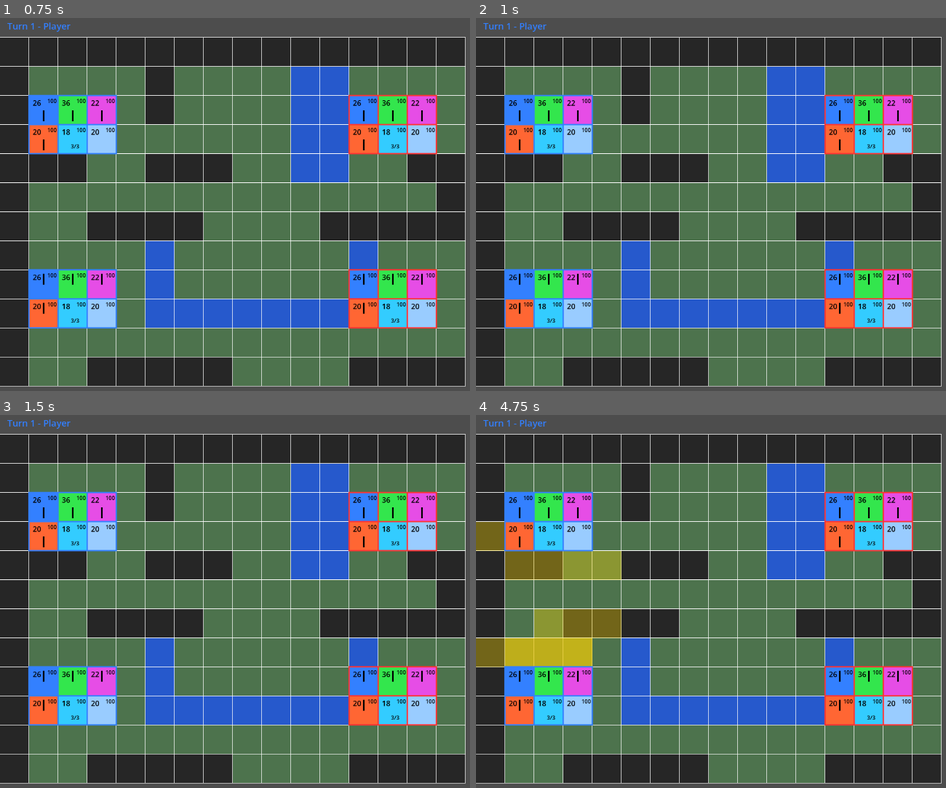
Above: before the commit, frames 1-4 (two rows, left to right).
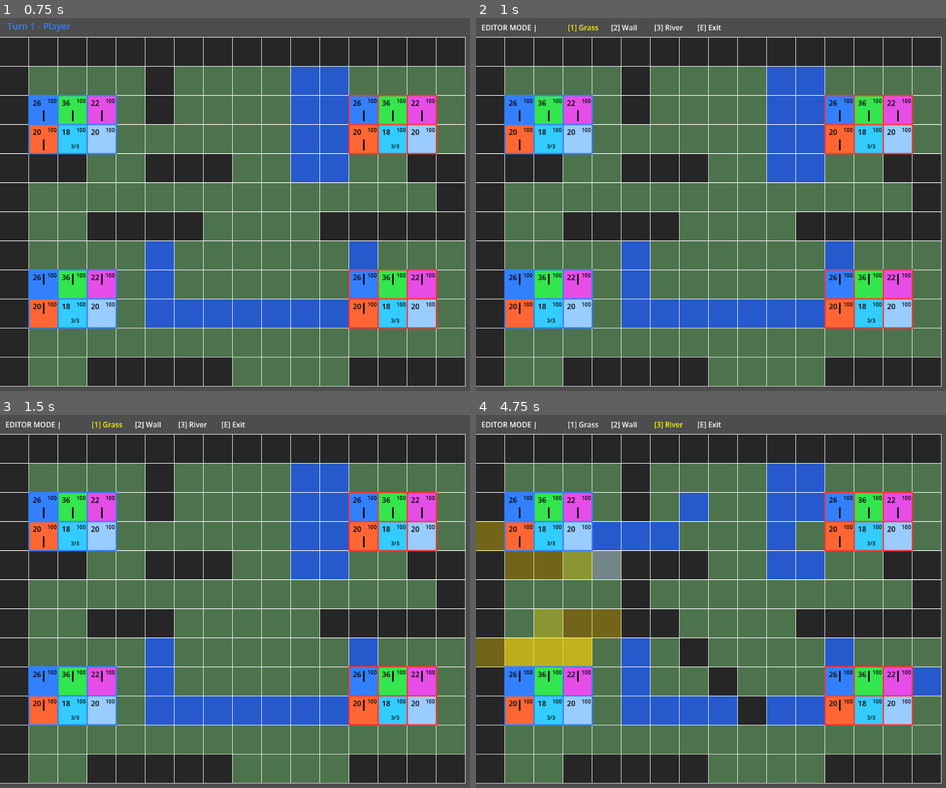
Above: after the commit, the same moments.

Repository: TimeToSolo/Grid-tactics-prototype
Game: Godot game, scene res://main.tscn
The game is run twice, just before and just after one commit, with the same random seed, the same clock (stepped at 60 frames per second) and the same inputs. The project has no main scene, so this scene is started directly.
Inputs (mouse positions are in pixels of both pictures, inside the frame that each line leads up to):
- Up to frame 1 (0.75 s): tap Enter at 0.5 s; move the mouse to (418, 200) at 0.52 s; hold W from 0.53 s (still down); hold Ctrl from 0.53 s (still down); click (418, 200) at 0.67 s
- Up to frame 2 (1 s): keep holding W; keep holding Ctrl; tap E at 0.8 s
- Up to frame 3 (1.5 s): release W at 1.25 s; release Ctrl at 1.25 s; tap Space at 1.25 s; drag from (173, 638) to (263, 698) at 1.27 s
- Up to frame 4 (4.75 s): tap Enter at 2, 3.5 s; move the mouse to (823, 526) at 2.02 s; hold W 2.03-2.75 s; tap 1 at 2.1 s; click (823, 526) at 2.17 s; tap 2 at 2.3 s; tap Space at 2.75, 4.25 s; drag from (739, 698) to (593, 556) at 2.77 s; move the mouse to (941, 679) at 3.52 s; tap 3 at 3.6 s; click (941, 679) at 3.67 s; tap C at 3.8 s; drag from (593, 556) to (678, 515) at 4.27 s

Frame 1 is identical in both runs. In frame 2, 0.4% of the frame differs, in the area x 1-53%, y 1-4%; in frame 3, 0.8%; in frame 4, 5.5%, in the area x 1-100%, y 1-84%.

Commit message:
Added in-game level editor prototype

Diff:
--- /dev/null
+++ b/editor_system.gd
@@ -0,0 +1,51 @@
+extends Node
+
+# =========================
+# Paints terrain onto the map.
+# =========================
+
+func paint_tile(
+	map_data,
+	cell: Vector2i,
+	tile_symbol: String
+):
+
+	if not map_data.is_inside_grid(cell):
+		return
+
+	var row = map_data.terrain_map[cell.y]
+
+	row = (
+		row.substr(0, cell.x)
+		+ tile_symbol
+		+ row.substr(cell.x + 1)
+	)
+
+	map_data.terrain_map[cell.y] = row
+
+# =========================
+# Fills a rectangular region
+# with the selected terrain tile.
+# =========================
+
+func fill_rect(
+	map_data,
+	start_cell: Vector2i,
+	end_cell: Vector2i,
+	tile_symbol: String
+):
+
+	var min_x = min(start_cell.x, end_cell.x)
+	var max_x = max(start_cell.x, end_cell.x)
+
+	var min_y = min(start_cell.y, end_cell.y)
+	var max_y = max(start_cell.y, end_cell.y)
+
+	for y in range(min_y, max_y + 1):
+		for x in range(min_x, max_x + 1):
+
+			paint_tile(
+				map_data,
+				Vector2i(x, y),
+				tile_symbol
+			)
--- a/main.gd
+++ b/main.gd
@@ -29,6 +29,7 @@
 @onready var battle_setup = $BattleSetup
 @onready var combat_logic = $CombatLogic
 @onready var coverage_system = $CoverageSystem
+@onready var editor_system = $EditorSystem
 @onready var hover_query = $HoverQuery
 @onready var map_data = $MapData
 @onready var movement_system = $MovementSystem
@@ -89,6 +90,22 @@
 # Inspect enemy variable
 var inspected_enemy := -1
 
+# ==================================================
+# LEVEL EDITOR STATE
+# ==================================================
+
+# True while level editor mode is active.
+var editor_mode := false
+
+# Currently selected terrain tile symbol
+# used for painting terrain.
+var selected_editor_tile := "."
+
+# True while dragging a rectangle fill area.
+var editor_rect_dragging := false
+
+# Starting cell for Ctrl + left-click rectangle fill.
+var editor_rect_start_cell: Vector2i = Vector2i(-1, -1)
 
 # ==================================================
 # ATTACK / HEAL STATE
@@ -126,6 +143,106 @@
 
 # Current displayed turn number.
 var turn_number = 1
+
+# =========================
+# Draws editor mode controls
+# and highlights selected tile.
+# =========================
+
+func draw_editor_ui():
+
+	if not editor_mode:
+		return
+
+	var x = 12
+	var y = 32
+	var font_size = 16
+	var spacing = 95
+
+	draw_string(
+		ThemeDB.fallback_font,
+		Vector2(x, y),
+		"EDITOR MODE |",
+		HORIZONTAL_ALIGNMENT_LEFT,
+		-1,
+		font_size,
+		Color.WHITE
+	)
+
+	draw_string(
+		ThemeDB.fallback_font,
+		Vector2(x + spacing * 2, y),
+		"[1] Grass",
+		HORIZONTAL_ALIGNMENT_LEFT,
+		-1,
+		font_size,
+		Color.YELLOW if selected_editor_tile == "." else Color.WHITE
+	)
+
+	draw_string(
+		ThemeDB.fallback_font,
+		Vector2(x + spacing * 3, y),
+		"[2] Wall",
+		HORIZONTAL_ALIGNMENT_LEFT,
+		-1,
+		font_size,
+		Color.YELLOW if selected_editor_tile == "W" else Color.WHITE
+	)
+
+	draw_string(
+		ThemeDB.fallback_font,
+		Vector2(x + spacing * 4, y),
+		"[3] River",
+		HORIZONTAL_ALIGNMENT_LEFT,
+		-1,
+		font_size,
+		Color.YELLOW if selected_editor_tile == "R" else Color.WHITE
+	)
+
+	draw_string(
+		ThemeDB.fallback_font,
+		Vector2(x + spacing * 5, y),
+		"[E] Exit",
+		HORIZONTAL_ALIGNMENT_LEFT,
+		-1,
+		font_size,
+		Color.WHITE
+	)
+
+# =========================
+# Draws rectangle fill preview
+# while Ctrl-dragging in editor mode.
+# =========================
+
+func draw_editor_rect_preview():
+
+	if not editor_mode:
+		return
+
+	if not editor_rect_dragging:
+		return
+
+	if editor_rect_start_cell == Vector2i(-1, -1):
+		return
+
+	var min_x = min(editor_rect_start_cell.x, hovered_cell.x)
+	var max_x = max(editor_rect_start_cell.x, hovered_cell.x)
+
+	var min_y = min(editor_rect_start_cell.y, hovered_cell.y)
+	var max_y = max(editor_rect_start_cell.y, hovered_cell.y)
+
+	for y in range(min_y, max_y + 1):
+		for x in range(min_x, max_x + 1):
+
+			var cell = Vector2i(x, y)
+
+			if not map_data.is_inside_grid(cell):
+				continue
+
+			draw_rect(
+				map_data.grid_rect(cell),
+				Color(1.0, 1.0, 0.0, 0.35)
+			)
 
 # ==================================================
 # RENDERING
@@ -267,11 +384,13 @@
 		has_pending_move()
 	)
 
-	render_system.draw_turn_indicator(
-		self,
-		turn_manager,
-		turn_number
-	)
+	if not editor_mode:
+
+		render_system.draw_turn_indicator(
+			self,
+			turn_manager,
+			turn_number
+		)
 
 	render_system.draw_wait_confirmation_prompt(
 		self,
@@ -288,6 +407,8 @@
 		awaiting_heal_confirmation
 	)
 
+	draw_editor_rect_preview()
+	draw_editor_ui()
 
 
 # =========================
@@ -380,16 +501,38 @@
 
 	hovered_cell = map_data.world_to_grid(mouse_pos)
 
-	hover_path_cells = path_preview_system.update_hover_path(
-		hover_path_cells,
-		map_data,
-		units,
-		unit_query,
-		selected_unit,
-		selected_unit_start_cell,
-		hovered_cell,
-		move_tiles
-	)
+	# =========================
+	# Editor drag painting
+	# =========================
+
+	if (
+		editor_mode
+		and Input.is_mouse_button_pressed(MOUSE_BUTTON_LEFT)
+		and not Input.is_key_pressed(KEY_CTRL)
+		and not editor_rect_dragging
+	):
+		editor_system.paint_tile(
+			map_data,
+			hovered_cell,
+			selected_editor_tile
+		)
+
+	# =========================
+	# Normal movement path preview
+	# =========================
+
+	if not editor_mode:
+
+		hover_path_cells = path_preview_system.update_hover_path(
+			hover_path_cells,
+			map_data,
+			units,
+			unit_query,
+			selected_unit,
+			selected_unit_start_cell,
+			hovered_cell,
+			move_tiles
+		)
 
 	queue_redraw()
 
@@ -413,7 +556,8 @@
 # ==================================================
 
 # =========================
-# Handles keyboard shortcuts and confirmations.
+# Handles keyboard shortcuts,
+# confirmations, and editor hotkeys.
 # =========================
 
 func handle_keyboard_input(event):
@@ -425,6 +569,22 @@
 		return
 
 	match event.keycode:
+
+		KEY_E:
+			editor_mode = !editor_mode
+
+			clear_pending_action_state()
+
+			queue_redraw()
+
+		KEY_1:
+			selected_editor_tile = "."
+
+		KEY_2:
+			selected_editor_tile = "W"
+
+		KEY_3:
+			selected_editor_tile = "R"
 
 		KEY_C:
 			cycle_coverage_mode()
@@ -549,16 +709,31 @@
 	if not event is InputEventMouseButton:
 		return
 
-	if not event.pressed:
-		return
-
 	# =========================
-	# Right click = cancel / deselect
+	# Right click behavior
 	# =========================
 
 	if event.button_index == MOUSE_BUTTON_RIGHT:
 
+		# =========================
+		# Editor mode terrain erase
+		# =========================
+
+		if editor_mode:
+
+			editor_system.paint_tile(
+				map_data,
+				hovered_cell,
+				"."
+			)
+
+			queue_redraw()
+			return
+
+		# =========================
 		# Clear inspected enemy first
+		# =========================
+
 		if inspected_enemy != -1:
 			inspected_enemy = -1
 			queue_redraw()
@@ -575,7 +750,44 @@
 	# =========================
 
 	if event.button_index == MOUSE_BUTTON_LEFT:
-		handle_left_click()
+
+		if editor_mode:
+
+			if event.pressed:
+
+				if event.ctrl_pressed:
+					editor_rect_dragging = true
+					editor_rect_start_cell = hovered_cell
+					return
+
+				editor_system.paint_tile(
+					map_data,
+					hovered_cell,
+					selected_editor_tile
+				)
+
+				queue_redraw()
+				return
+
+			if not event.pressed:
+
+				if editor_rect_dragging:
+
+					editor_system.fill_rect(
+						map_data,
+						editor_rect_start_cell,
+						hovered_cell,
+						selected_editor_tile
+					)
+
+					editor_rect_dragging = false
+					editor_rect_start_cell = Vector2i(-1, -1)
+
+					queue_redraw()
+					return
+
+		if event.pressed:
+			handle_left_click()
 
 
 # =========================
@@ -587,6 +799,21 @@
 	var clicked_cell = hovered_cell
 
 	if not map_data.is_inside_grid(clicked_cell):
+		return
+
+	# =========================
+	# Editor mode terrain painting
+	# =========================
+
+	if editor_mode:
+
+		editor_system.paint_tile(
+			map_data,
+			clicked_cell,
+			selected_editor_tile
+		)
+
+		queue_redraw()
 		return
 
 	if selected_unit != -1 and has_pending_move():
--- a/main.tscn
+++ b/main.tscn
@@ -18,6 +18,7 @@
 [ext_resource type="Script" uid="uid://dy6ogcgl2cmwl" path="res://movement_system.gd" id="16_2cqfq"]
 [ext_resource type="Script" uid="uid://dtp4k1c2d8fel" path="res://selection_system.gd" id="17_yaehf"]
 [ext_resource type="Script" uid="uid://bth32tvcgqp75" path="res://path_preview_system.gd" id="18_074og"]
+[ext_resource type="Script" uid="uid://nttnhly4fbm2" path="res://editor_system.gd" id="19_cegan"]
 
 [node name="Main" type="Node2D" unique_id=370152938]
 script = ExtResource("1_ig7tw")
@@ -72,3 +73,6 @@
 
 [node name="PathPreviewSystem" type="Node" parent="." unique_id=127527219]
 script = ExtResource("18_074og")
+
+[node name="EditorSystem" type="Node" parent="." unique_id=1184078650]
+script = ExtResource("19_cegan")
Not shown, added: editor_system.gd.uid
